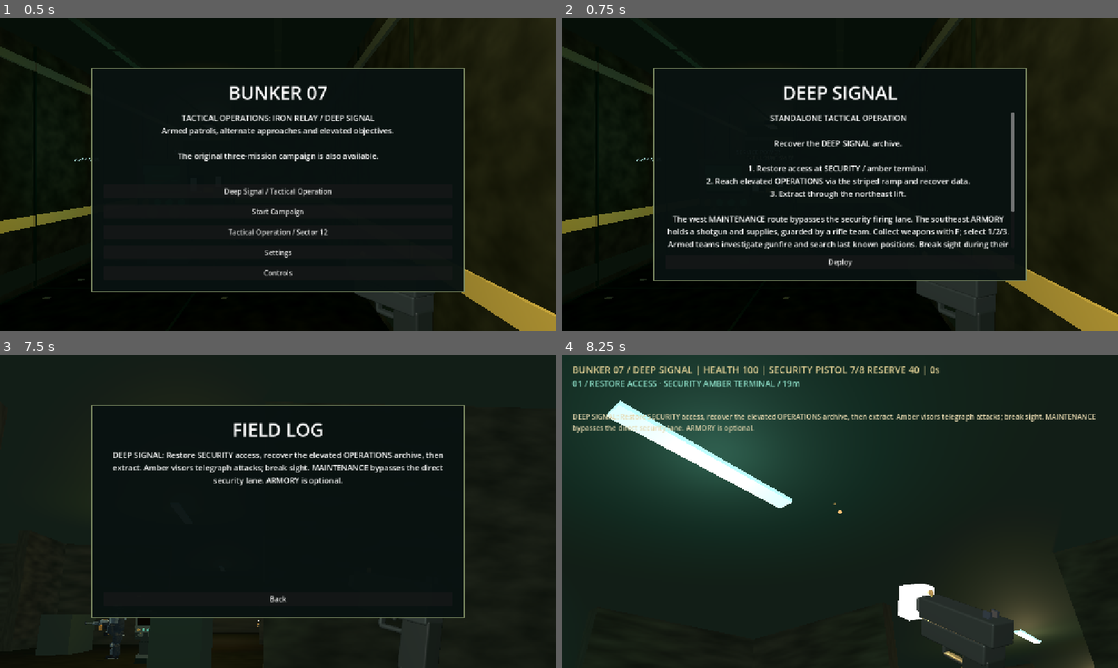
Above: before the commit, frames 1-4 (two rows, left to right).
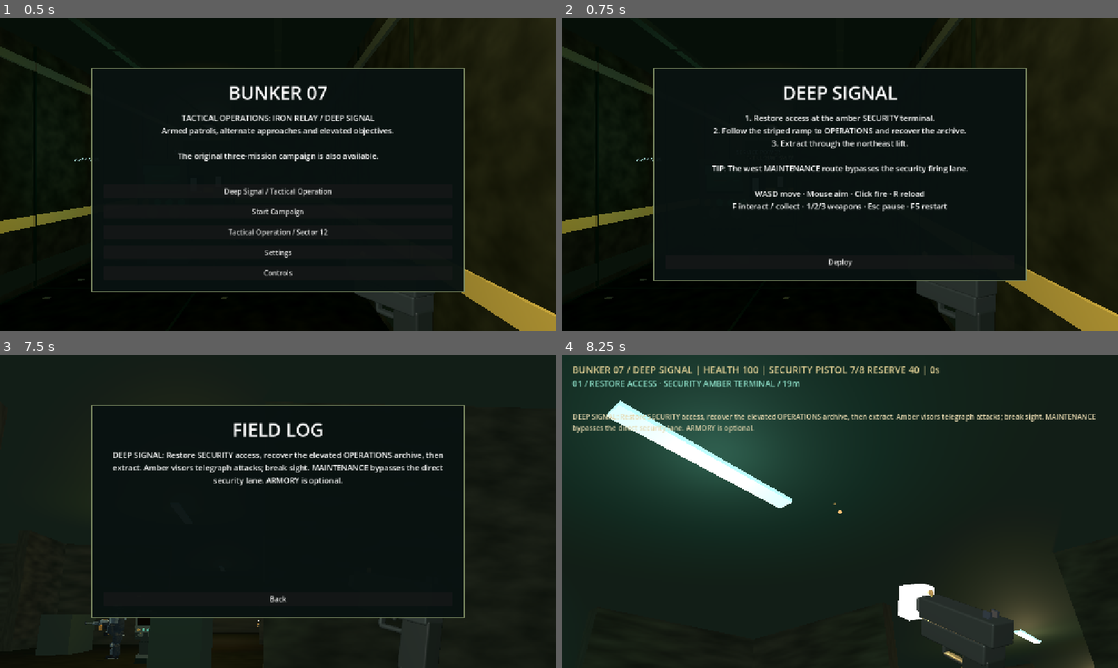
Above: after the commit, the same moments.

Repository: Jnoble555/bunker-07
Game: Godot game, scene res://scenes/control_room.tscn
The game is run twice, just before and just after one commit, with the same random seed, the same clock (stepped at 60 frames per second) and the same inputs.
Inputs (mouse positions are in pixels of both pictures, inside the frame that each line leads up to):
- Up to frame 1 (0.5 s): no input
- Up to frame 2 (0.75 s): click "Deep Signal / Tactical Operat…" at 0.5 s
- Up to frame 3 (7.5 s): click "Deploy" at 1.25 s; tap Enter at 2 s; move the mouse to (305, 511) at 2.02 s; hold Space (fire) 2.03-2.78 s; hold W (move_forward) 2.03-5.75 s; click (305, 511) at 2.17 s; tap F (interact) at 2.3, 2.85, 3.8, 5.3, 6.6 s; move the mouse to (250, 511) at 2.77 s; click (250, 511) at 2.92 s; tap Space (fire) at 3.05, 4.55, 6.8 s; move the mouse to (289, 505) at 3.52 s; hold Right mouse button (aim_weapon) 3.53-4.28 s; click (289, 505) at 3.67 s; move the mouse to (272, 517) at 4.27 s; tap Ctrl (crouch) at 4.35 s; click (272, 517) at 4.42 s; move the mouse to (316, 514) at 5.02 s; hold Space (fire) 5.03-5.75 s; click (316, 514) at 5.17 s; tap Escape (pause) at 5.65 s; click "Retry section [F5]" at 5.75 s; tap F5 (retry) at 6.5 s; move the mouse to (233, 508) at 6.52 s; hold W (move_forward) from 6.53 s (still down); click (233, 508) at 6.67 s; tap R (reload) at 7.15 s; move the mouse to (283, 511) at 7.27 s; hold J (journal) from 7.28 s (still down); click (283, 511) at 7.42 s
- Up to frame 4 (8.25 s): tap F (interact) at 7.55 s; tap F5 (retry) at 8 s; move the mouse to (756, 433) at 8.02 s; release W (move_forward) at 8.03 s; release J (journal) at 8.03 s; hold E (lean_right) from 8.03 s (still down); tap Shift (sprint) at 8.1 s; click (756, 433) at 8.17 s

Frame 1 is identical in both runs. In frame 2, 5.8% of the frame differs, in the area x 19-82%, y 30-74%; in frame 3, less than 0.1%; in frame 4, nothing differs.

Commit message:
Shorten Deep Signal briefing for players

Diff:
--- a/godot/scripts/campaign_main.gd
+++ b/godot/scripts/campaign_main.gd
@@ -183,7 +183,8 @@
 	get_tree().paused = false
 	Input.mouse_mode = Input.MOUSE_MODE_VISIBLE
 	var definition: Dictionary = missions[mission_index]
-	_show_menu("briefing",definition.title,"%s\n\n%s" % ["STANDALONE TACTICAL OPERATION" if operation_mode else "MISSION %d OF %d" % [mission_index+1,missions.size()],definition.briefing])
+	var briefing: String = definition.briefing if operation_mode else "MISSION %d OF %d\n\n%s" % [mission_index+1,missions.size(),definition.briefing]
+	_show_menu("briefing",definition.title,briefing)
 
 func deploy_current() -> void:
 	start_run()
--- a/godot/scripts/tactical_operation_data.gd
+++ b/godot/scripts/tactical_operation_data.gd
@@ -3,7 +3,7 @@
 static func definition() -> Dictionary:
 	return {
 		"id":"tactical-operation", "title":"DEEP SIGNAL", "objective":"tactical",
-		"briefing":"Recover the DEEP SIGNAL archive.\n\n1. Restore access at SECURITY / amber terminal.\n2. Reach elevated OPERATIONS via the striped ramp and recover data.\n3. Extract through the northeast lift.\n\nThe west MAINTENANCE route bypasses the security firing lane. The southeast ARMORY holds a shotgun and supplies, guarded by a rifle team. Collect weapons with F; select 1/2/3. Armed teams investigate gunfire and search last known positions. Break sight during their amber attack warning.\n\n10–15 minutes is a design goal, not a measured playtime. No mid-operation saves; F5 retries from entry.",
+		"briefing":"1. Restore access at the amber SECURITY terminal.\n2. Follow the striped ramp to OPERATIONS and recover the archive.\n3. Extract through the northeast lift.\n\nTIP: The west MAINTENANCE route bypasses the security firing lane.\n\nWASD move · Mouse aim · Click fire · R reload\nF interact / collect · 1/2/3 weapons · Esc pause · F5 restart",
 		"spawn":Vector3(5,0,44), "panel":Vector3(23,0,39), "core":Vector3(43,1.2,7), "exit":Vector3(45,1.2,4),
 		"bots":[
 			{"id":"security-smg","position":Vector3(24,0,38),"role":"smg","hp":5,"patrol":[Vector3(24,0,38),Vector3(28,0,36)]},
